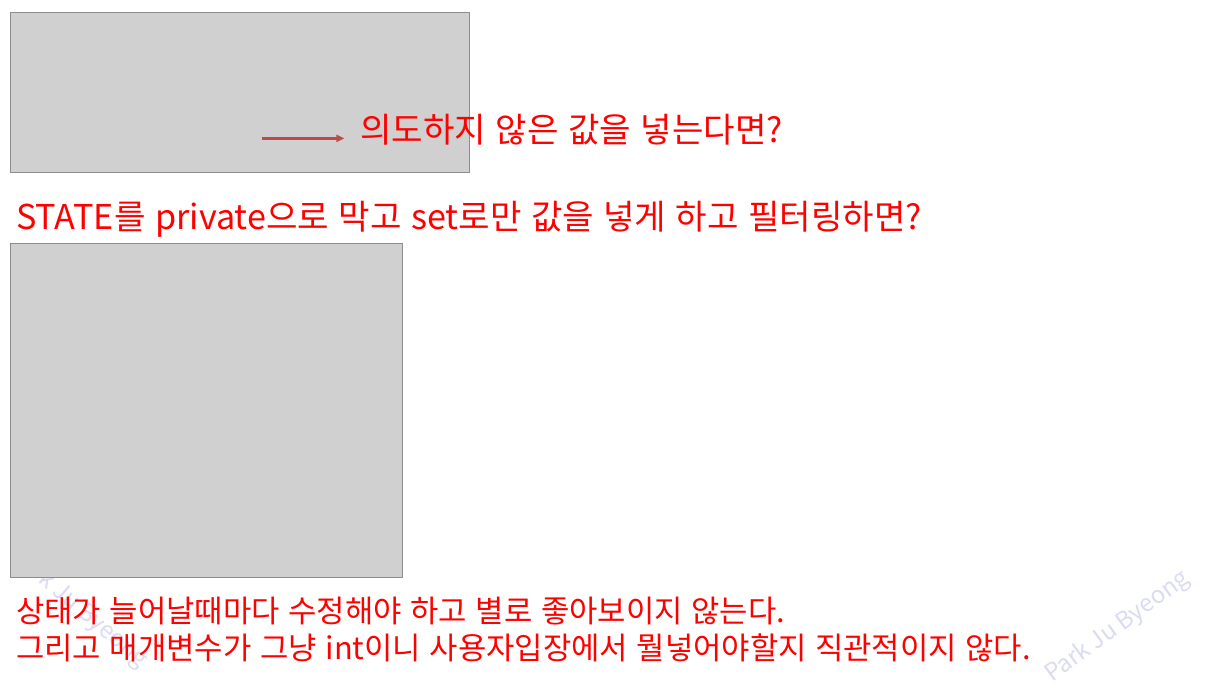
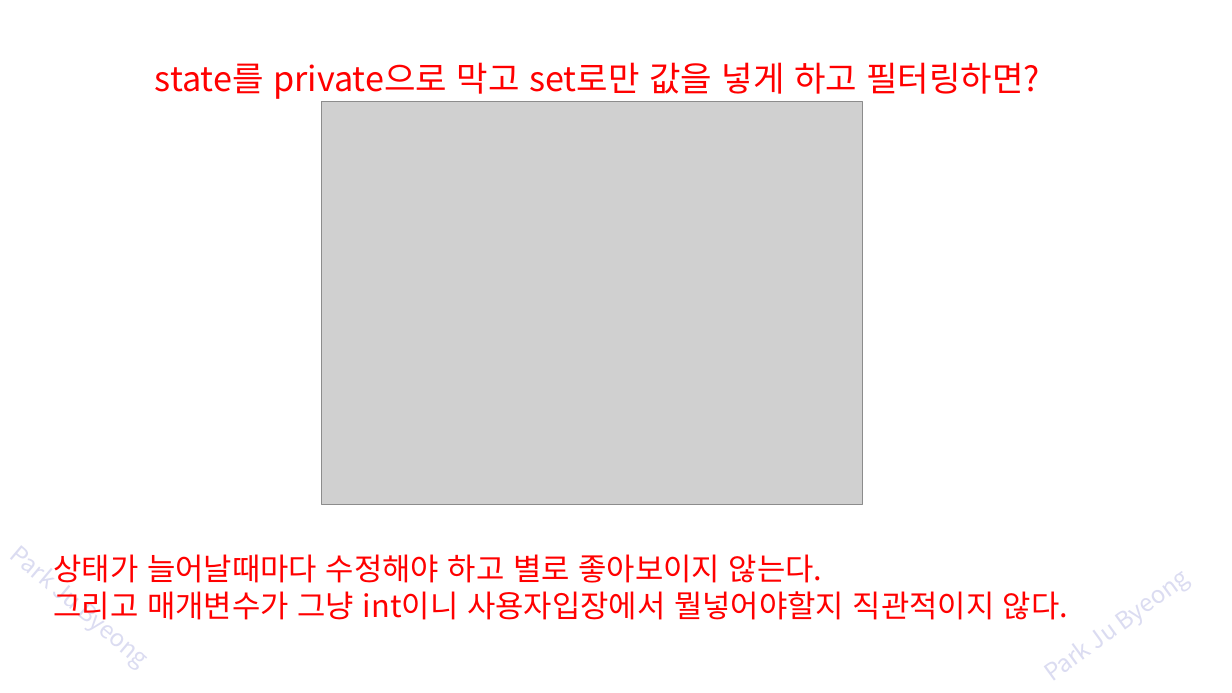
Before and after one commit to zest132/JavaLecture, a slide deck: slide 6 of JavaLecture/LectureFile/java 14강 자료구조와 쓰레드.pptx (slide 5 before the commit). Drawn at 1232x693 pixels with LibreOffice and Linux fonts; fonts in the diff are those of the drawing; grey boxes stand for pictures. Boxes give left, top, right and bottom in pixels: in the first picture for what was removed or moved away, otherwise in the second. Text is boxed around its words. In the diff, an @@ line names an element or a change of style, - is before the commit and + after.

Commit message:
강의자료 수정 마무리

```diff
--- a/JavaLecture/LectureFile/java 14강 자료구조와 쓰레드.pptx
+++ b/JavaLecture/LectureFile/java 14강 자료구조와 쓰레드.pptx
@@ picture removed at (x1=10, y1=13, x2=469, y2=172) @@
@@ text at (x1=155, y1=62, x2=1041, y2=99): text changed @@
-STATE를 private으로 막고 set로만 값을 넣게 하고 필터링하면?
+state를 private으로 막고 set로만 값을 넣게 하고 필터링하면?
@@ picture added at (x1=322, y1=102, x2=862, y2=505) @@
@@ text removed at (x1=361, y1=108, x2=783, y2=152) @@
-의도하지 않은 값을 넣는다면?
@@ arrow removed from (262, 139) to (344, 139) @@
@@ picture removed at (x1=10, y1=244, x2=403, y2=578) @@
@@ text "상태가 늘어날때마다 수정해야 하고 별로 ..." moved from (x1=16, y1=596, x2=1031, y2=662) to (x1=54, y1=554, x2=1068, y2=620) @@
```
Also in this commit, not shown: 41 other slides changed, 15 slides added, 17 other files.
